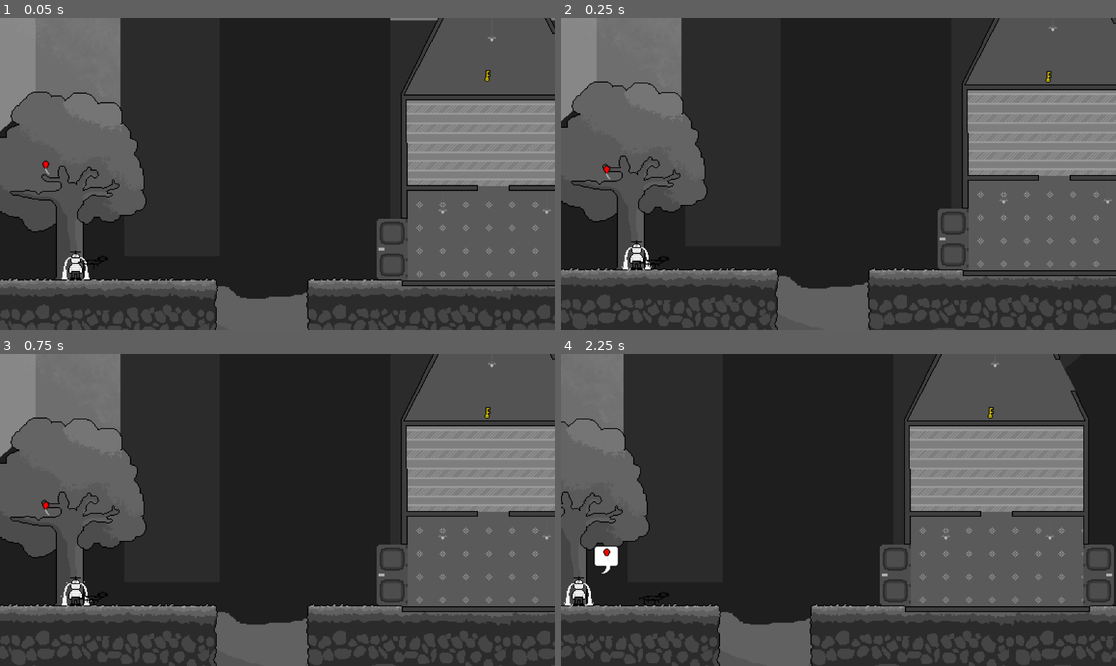
Above: before the commit, frames 1-4 (two rows, left to right).
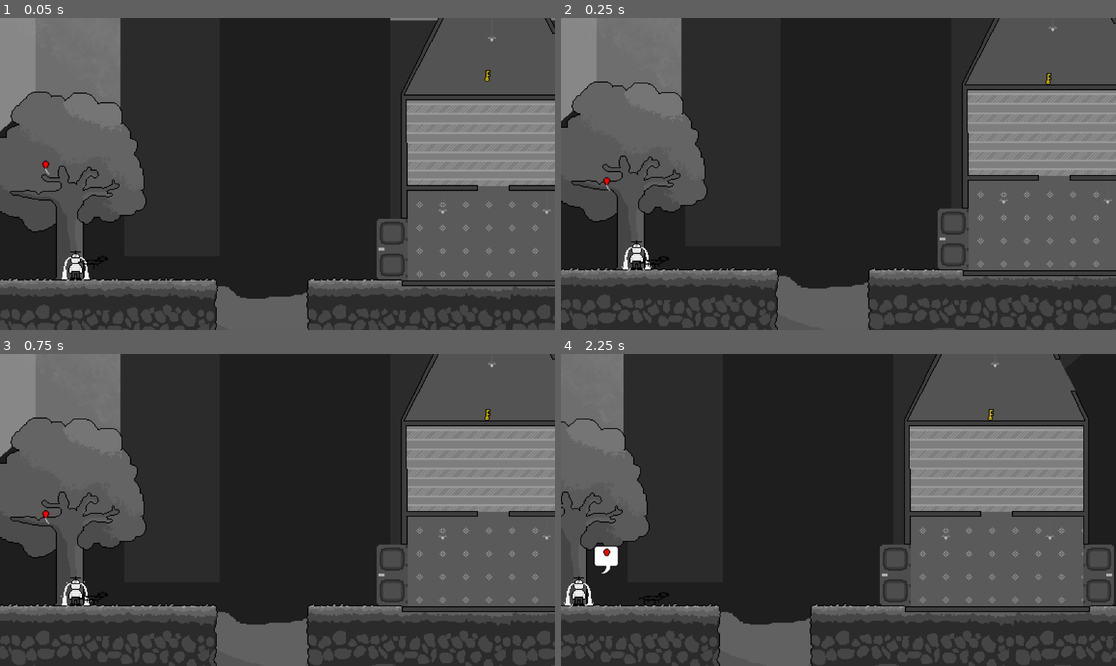
Above: after the commit, the same moments.

Repository: antonin-tarrade/SausageSerenity
Game: Godot game, scene res://Scenes/main.tscn
Two runs of this game, one before a commit and one after it. Both use one fixed random seed, a clock stepped at 60 frames per second and the inputs below. The engine's default icon, where the game draws it, is replaced by a stand-in: a white triangle on a blue panel in a dark square.
Inputs:
- Up to frame 1 (0.05 s): no input
- Up to frame 2 (0.25 s): no input
- Up to frame 3 (0.75 s): hold Right (ui_right) from 0.53 s (still down); hold W (charger) from 0.53 s (still down)
- Up to frame 4 (2.25 s): tap Enter at 1.25 s; release Right (ui_right) at 1.28 s; release W (charger) at 1.28 s; hold Down (ui_down) 1.28-2.03 s; tap Q (extend) at 1.35 s; tap Space at 2 s; hold Right (ui_right) from 2.03 s (still down); hold E (interact) from 2.03 s (still down)

Frame 1 is identical in both runs. In frame 2, less than 0.1% of the frame differs, in the area x 7-89%, y 16-56%; in frame 3, less than 0.1%; in frame 4, less than 0.1%.

Commit message:
collision bonne forme

Diff:
--- a/Objets/douche.tres
+++ b/Objets/douche.tres
@@ -14,4 +14,4 @@
 isPushable = null
 isDestroyable = null
 collisionShape = SubResource("CircleShape2D_imbhr")
-positionShape = null
+positionShape = Vector2(0, 0)
--- a/Scripts/Objet.gd
+++ b/Scripts/Objet.gd
@@ -63,6 +63,10 @@
 	#Set sprite
 	self.itemTexture.texture = iteminfo.icon
 	self.id = iteminfo.id
+	print(self.id)
+	print(iteminfo.positionShape)
+	collider["shape"] = iteminfo.collisionShape
+	collider["position"] = iteminfo.positionShape
 
 	if isDestroyable:
 		destroyed_parts.append(iteminfo.icon_destroyed_1)
Not shown: 1 places in Scenes/objet.tscn that only renumber resources
